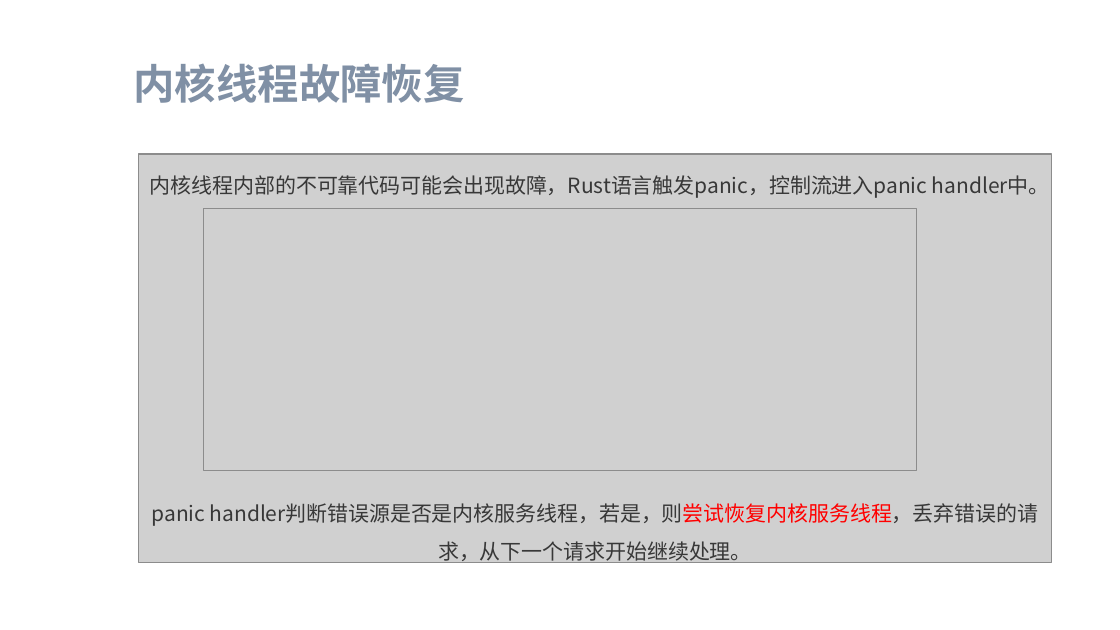
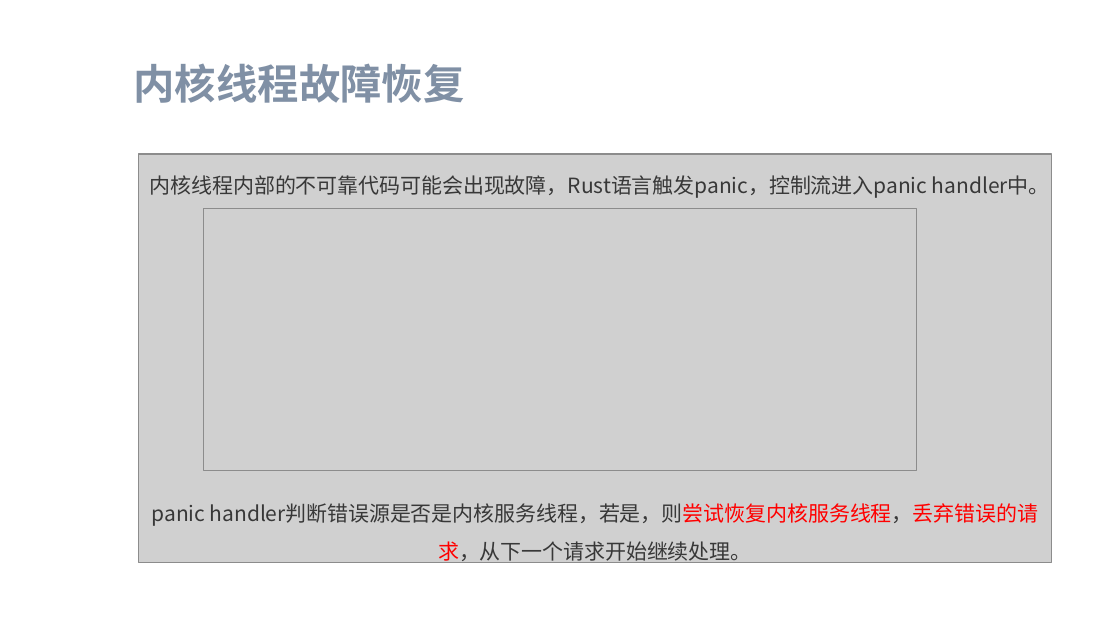
Before and after one commit to flying-rind/mini-Rust-os, a slide deck: slide 17 of tutorial/Mini-Rust-OS.pptx. Drawn at 1120x630 pixels with LibreOffice and Linux fonts; fonts in the diff are those of the drawing; grey boxes stand for pictures; background and template pictures are left out. Boxes give left, top, right and bottom in pixels: in the first picture for what was removed or moved away, otherwise in the second. Text is boxed around its words. In the diff, an @@ line names an element or a change of style, - is before the commit and + after.

```diff
--- a/tutorial/Mini-Rust-OS.pptx
+++ b/tutorial/Mini-Rust-OS.pptx
@@ text "panic handler判断错误源是否是内核服务线程，若是，则尝试恢复内核服务线程，丢弃错误的请求，从下一个请求开始继 ..." at box(152, 503, 1038, 564): text colour #383838 to #FF0000 in "handler判断错误源是否是内核服务线程，若是，则尝试恢复内核服务线程，丢弃错误的请求，从下一个请求开始继续处理。" @@
```
Also in this commit, not shown: 4 other slides changed, 2 slides added, 2 other files.
